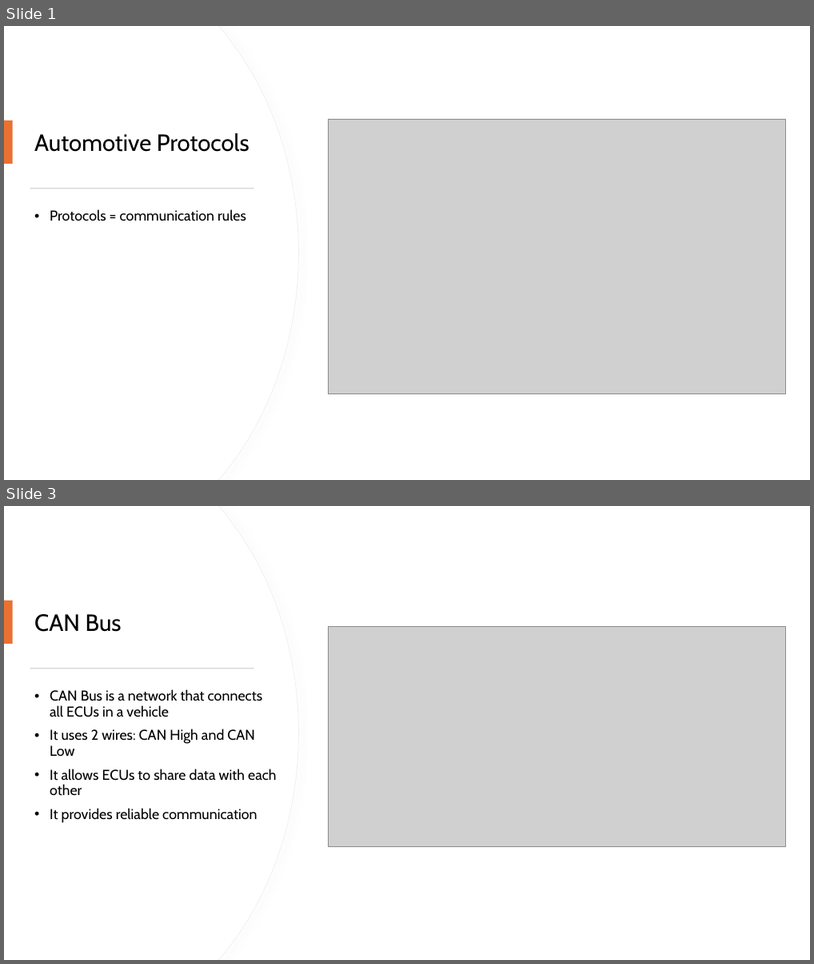
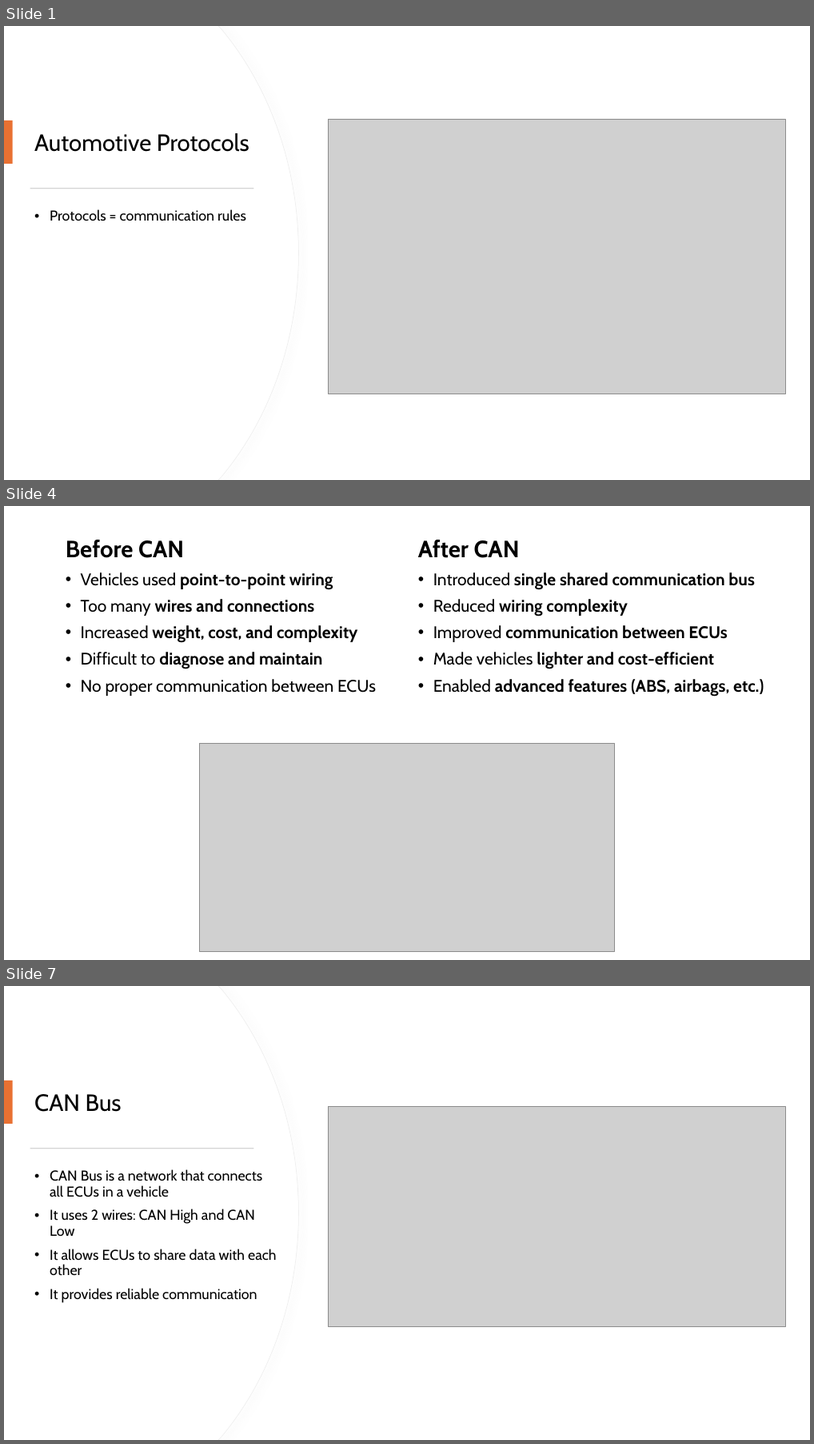
Before and after one commit to monalsutar/PPT, a slide deck: Automotive_Protocols.pptx. Shown one above the other, each under a label of ours: slides 1 and 3 before the commit, slides 1, 4 and 7 after it; the slides between them are not shown. The pictures are 814x964 and 814x1444 pixels, drawn with LibreOffice and Linux fonts; fonts in the diff are those of the drawing; grey boxes stand for pictures. Boxes give left, top, right and bottom in pixels: in the first picture for what was removed or moved away, otherwise in the second. Text is boxed around its words. In the diff, an @@ line names an element or a change of style, - is before the commit and + after.

```diff
--- a/Automotive_Protocols.pptx
+++ b/Automotive_Protocols.pptx
@@ slide 4 added at box(4, 506, 810, 960), background #FFFFFF @@
@@ text added at box(66, 540, 376, 696), 20 pt, text #000000, bold @@
+Before CAN
+• Vehicles used point-to-point wiring
+• Too many wires and connections
+• Increased weight, cost, and complexity
+• Difficult to diagnose and maintain
+• No proper communication between ECUs
@@ text added at box(418, 540, 764, 696), 20 pt, text #000000, bold @@
+After CAN
+• Introduced single shared communication bus
+• Reduced wiring complexity
+• Improved communication between ECUs
+• Made vehicles lighter and cost-efficient
+• Enabled advanced features (ABS, airbags, etc.)
@@ picture added at box(199, 743, 616, 952) @@
@@ what was slide 3 is now slide 7 @@
```
Also in this commit, not shown: 4 slides changed, 10 other slides added, 1 other file.
